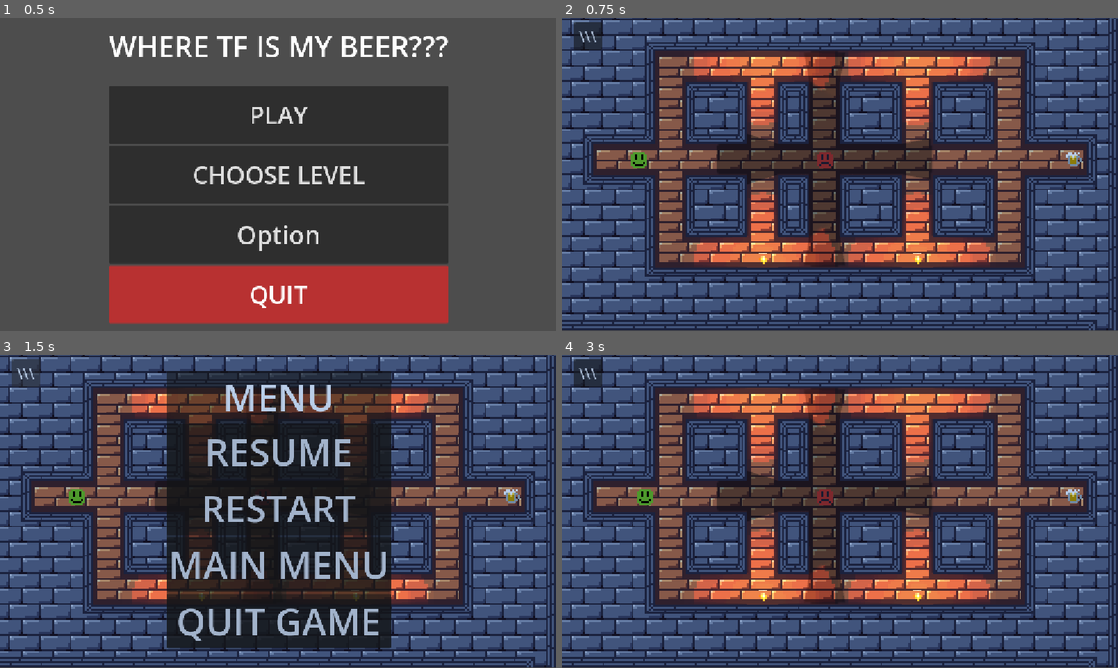
Above: before the commit, frames 1-4 (two rows, left to right).
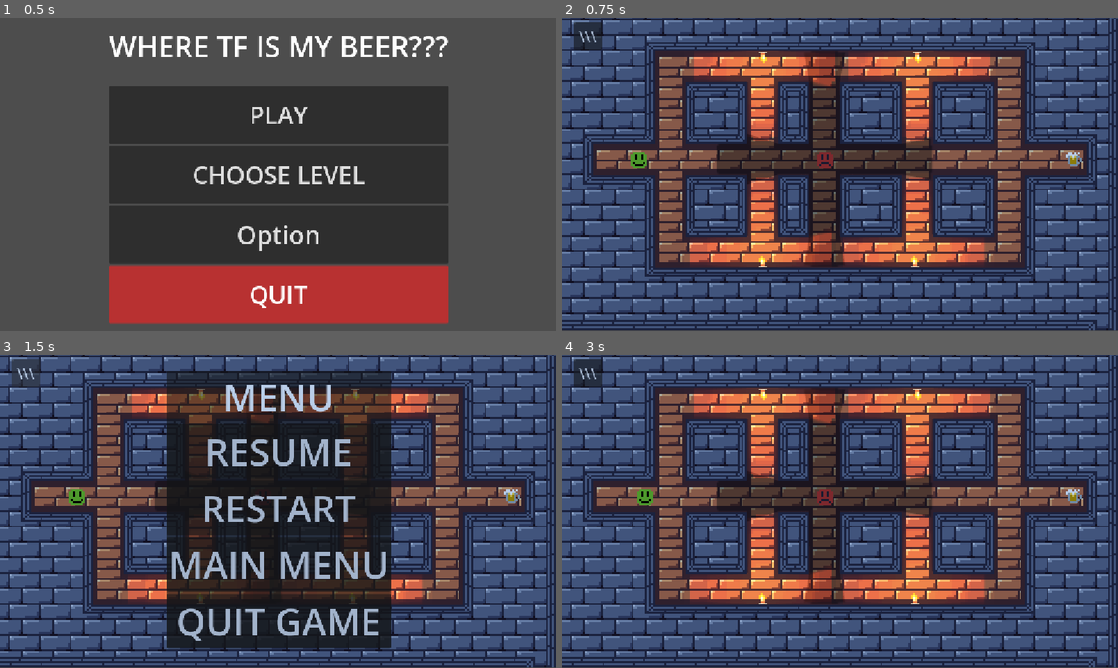
Above: after the commit, the same moments.

Repository: IlyaAfan/WhereTheFuckMyBeer
Game: Godot game, scene res://tscns/menus/menu.tscn
Same seed, same stepped clock (60 frames per second), same inputs: the game is played once before the commit and once after it.
Inputs (mouse positions are in pixels of both pictures, inside the frame that each line leads up to):
- Up to frame 1 (0.5 s): no input
- Up to frame 2 (0.75 s): click "PLAY" at 0.5 s
- Up to frame 3 (1.5 s): click "\\\" at 1.25 s
- Up to frame 4 (3 s): click "RESTART" at 2 s; tap Enter at 2.75 s; move the mouse to (962, 495) at 2.77 s; hold D (right) from 2.78 s (still down); tap Tab (change_input_dev) at 2.85 s

Frame 1 is identical in both runs. In frame 2, 1.8% of the frame differs, in the area x 23-77%, y 10-80%; in frame 3, 0.3%; in frame 4, 1.8%.

Commit message:
fix снова добавил модуляции?
 честно нифига не понял куда они делись

Diff:
--- a/Assets/scripts/Obstacle.gd
+++ b/Assets/scripts/Obstacle.gd
@@ -9,7 +9,6 @@
 func on_parent_ready():
 	TileMap_I_Am_Standing_On = get_parent()
 	if TileMap_I_Am_Standing_On:
-		var pol = NavigationPolygon.new()
 		cell = TileMap_I_Am_Standing_On.local_to_map(position)
 		cell_data = TileMap_I_Am_Standing_On.get_cell_tile_data(cell)
 
--- a/Assets/scripts/button.gd
+++ b/Assets/scripts/button.gd
@@ -16,9 +16,9 @@
 	is_pressed = false
 
 
-func _on_body_entered(body: Node2D) -> void:
+func _on_body_entered(_body: Node2D) -> void:
 	press()
 
 
-func _on_body_exited(body: Node2D) -> void:
+func _on_body_exited(_body: Node2D) -> void:
 	unpress()
--- a/Assets/scripts/coffee.gd
+++ b/Assets/scripts/coffee.gd
@@ -7,7 +7,7 @@
 
 
 # Called every frame. 'delta' is the elapsed time since the previous frame.
-func _process(delta: float) -> void:
+func _process(_delta: float) -> void:
 	if have == true:
 		position = $"../Player".position + Vector2(0,-7)
 
--- a/Assets/scripts/config.gd
+++ b/Assets/scripts/config.gd
@@ -11,7 +11,7 @@
 
 
 # Called every frame. 'delta' is the elapsed time since the previous frame.
-func _process(delta: float) -> void:
+func _process(_delta: float) -> void:
 	pass
 
 func save_game():
--- a/Assets/scripts/pipe.gd
+++ b/Assets/scripts/pipe.gd
@@ -7,7 +7,7 @@
 
 
 # Called every frame. 'delta' is the elapsed time since the previous frame.
-func _process(delta: float) -> void:
+func _process(_delta: float) -> void:
 	if have == true:
 		position = $"../Player".position + Vector2(0,-7)
 
--- a/tscns/levels/test_level.tscn
+++ b/tscns/levels/test_level.tscn
@@ -43,15 +43,17 @@
 position = Vector2(-8, -8)
 
 [node name="Torch" parent="." unique_id=804697877 instance=ExtResource("8_3mml8")]
-position = Vector2(-40, 48)
+position = Vector2(-40, 40)
+rotation = 3.1415927
 
 [node name="Torch2" parent="." unique_id=1601622120 instance=ExtResource("8_3mml8")]
-position = Vector2(40, -64)
+position = Vector2(40, -56)
 
 [node name="Torch3" parent="." unique_id=1100673794 instance=ExtResource("8_3mml8")]
-position = Vector2(-40, -64)
+position = Vector2(-40, -56)
 
 [node name="Torch4" parent="." unique_id=1186531541 instance=ExtResource("8_3mml8")]
-position = Vector2(40, 48)
+position = Vector2(39, 40)
+rotation = 3.1415927
 
 [connection signal="caught" from="Player" to="." method="_on_player_caught"]
--- a/tscns/levels/test_level_2.tscn
+++ b/tscns/levels/test_level_2.tscn
@@ -16,6 +16,12 @@
 z_index = -5
 tile_map_data = PackedByteArray("AAD3//r/AAAKAAAAAAD3//v/AAAJAAIAAAD3//z/AAAJAAIAAAD3//3/AAAJAAIAAAD3//7/AAAJAAIAAAD3// …(4144 unchanged characters)…
 tile_set = ExtResource("2_km620")
+
+[node name="CanvasModulate" type="CanvasModulate" parent="map_level" unique_id=927565105]
+light_mask = 3
+visibility_layer = 3
+position = Vector2(63, -39)
+color = Color(0.7261715, 0.8030372, 0.9093077, 1)
 
 [node name="Enemy" parent="." unique_id=1695094296 instance=ExtResource("3_486hu")]
 process_mode = 1
@@ -38,10 +44,11 @@
 
 [node name="Torch" parent="." unique_id=804697877 instance=ExtResource("7_km620")]
 z_index = -1
-position = Vector2(-48, 32)
+position = Vector2(-86, -30)
+rotation = -1.5707964
 height = 61.0
 
 [node name="Torch2" parent="." unique_id=1109233115 instance=ExtResource("7_km620")]
-position = Vector2(-40, -65)
+position = Vector2(-14, -56)
 
 [connection signal="caught" from="Player" to="." method="_on_player_caught"]
--- a/tscns/levels/test_level_3.tscn
+++ b/tscns/levels/test_level_3.tscn
@@ -16,6 +16,12 @@
 z_index = -5
 tile_map_data = PackedByteArray("AAD3//r/AAAKAAAAAAD3//v/AAAJAAIAAAD3//z/AAAJAAIAAAD3//3/AAAJAAIAAAD3//7/AAAGAAIAAAD3// …(3952 unchanged characters)…
 tile_set = ExtResource("2_no88u")
+
+[node name="CanvasModulate" type="CanvasModulate" parent="map_level" unique_id=1790495259]
+light_mask = 3
+visibility_layer = 3
+position = Vector2(63, -39)
+color = Color(0.7261715, 0.8030372, 0.9093077, 1)
 
 [node name="Enemy" parent="." unique_id=1695094296 instance=ExtResource("3_486hu")]
 process_mode = 1
@@ -40,12 +46,12 @@
 where_to = "res://tscns/levels/test_level_fs.tscn"
 
 [node name="Torch" parent="." unique_id=804697877 instance=ExtResource("7_4ounk")]
-position = Vector2(-72, 32)
+position = Vector2(-70, -7)
 
 [node name="Torch2" parent="." unique_id=943172275 instance=ExtResource("7_4ounk")]
-position = Vector2(40, -64)
+position = Vector2(40, -56)
 
 [node name="Torch3" parent="." unique_id=1813249676 instance=ExtResource("7_4ounk")]
-position = Vector2(40, 48)
+position = Vector2(24, -8)
 
 [connection signal="caught" from="Player" to="." method="_on_player_caught"]
--- a/tscns/levels/test_level_fs.tscn
+++ b/tscns/levels/test_level_fs.tscn
@@ -9,6 +9,7 @@
 [ext_resource type="PackedScene" uid="uid://gn5c5lg6ug3y" path="res://tscns/fart_smella.tscn" id="7_txd0v"]
 [ext_resource type="PackedScene" uid="uid://dp4ati4agkdmp" path="res://tscns/Enemy.tscn" id="8_osaum"]
 [ext_resource type="PackedScene" uid="uid://cv7qku6cjg3ol" path="res://tscns/Items/coffee.tscn" id="9_nhk6u"]
+[ext_resource type="PackedScene" uid="uid://bry4ip3wuf8fo" path="res://tscns/Torch.tscn" id="10_x6wgu"]
 
 [node name="TestLevelFS" type="Node2D" unique_id=862735649]
 process_mode = 3
@@ -19,6 +20,12 @@
 z_index = -5
 tile_map_data = PackedByteArray("AAD3//r/AAAKAAAAAAD3//v/AAAJAAIAAAD3//z/AAAJAAIAAAD3//3/AAAJAAIAAAD3//7/AAAGAAIAAAD3// …(3952 unchanged characters)…
 tile_set = ExtResource("2_nhk6u")
+
+[node name="CanvasModulate" type="CanvasModulate" parent="map_level" unique_id=1606088731]
+light_mask = 3
+visibility_layer = 3
+position = Vector2(63, -39)
+color = Color(0.7261715, 0.8030372, 0.9093077, 1)
 
 [node name="Player" parent="." unique_id=1195571827 instance=ExtResource("3_x6wgu")]
 process_mode = 1
@@ -51,4 +58,22 @@
 [node name="Coffee" parent="." unique_id=573625924 instance=ExtResource("9_nhk6u")]
 position = Vector2(-88, -55)
 
+[node name="Torch" parent="." unique_id=804697877 instance=ExtResource("10_x6wgu")]
+position = Vector2(-40, -56)
+
+[node name="Torch2" parent="." unique_id=1989028052 instance=ExtResource("10_x6wgu")]
+position = Vector2(41, -56)
+
+[node name="Torch3" parent="." unique_id=193856466 instance=ExtResource("10_x6wgu")]
+position = Vector2(-40, 40)
+rotation = 3.1415927
+
+[node name="Torch4" parent="." unique_id=414966480 instance=ExtResource("10_x6wgu")]
+position = Vector2(41, 40)
+rotation = 3.1415927
+
+[node name="Torch5" parent="." unique_id=1787590055 instance=ExtResource("10_x6wgu")]
+position = Vector2(76, -9)
+rotation = -3.1415925
+
 [connection signal="caught" from="Player" to="." method="_on_player_caught"]
--- a/tscns/levels/test_level_fs_2.tscn
+++ b/tscns/levels/test_level_fs_2.tscn
@@ -19,6 +19,12 @@
 z_index = -5
 tile_map_data = PackedByteArray("AAD3//r/AAAJAAMAAAD3//v/AAACAAQAAAD3//z/AAAAAAEAAAD3//3/AAAAAAMAAAD3//7/AAAGAAQAAAD3// …(5072 unchanged characters)…
 tile_set = ExtResource("2_whea1")
+
+[node name="CanvasModulate" type="CanvasModulate" parent="map_level" unique_id=1282361114]
+light_mask = 3
+visibility_layer = 3
+position = Vector2(63, -39)
+color = Color(0.7261715, 0.8030372, 0.9093077, 1)
 
 [node name="Player" parent="." unique_id=1195571827 instance=ExtResource("3_mq01l")]
 process_mode = 1
@@ -61,6 +67,6 @@
 position = Vector2(-73, -40)
 
 [node name="Torch3" parent="." unique_id=1488410198 instance=ExtResource("9_vbysb")]
-position = Vector2(9, -72)
+position = Vector2(24, -40)
 
 [connection signal="caught" from="Player" to="." method="_on_player_caught"]
